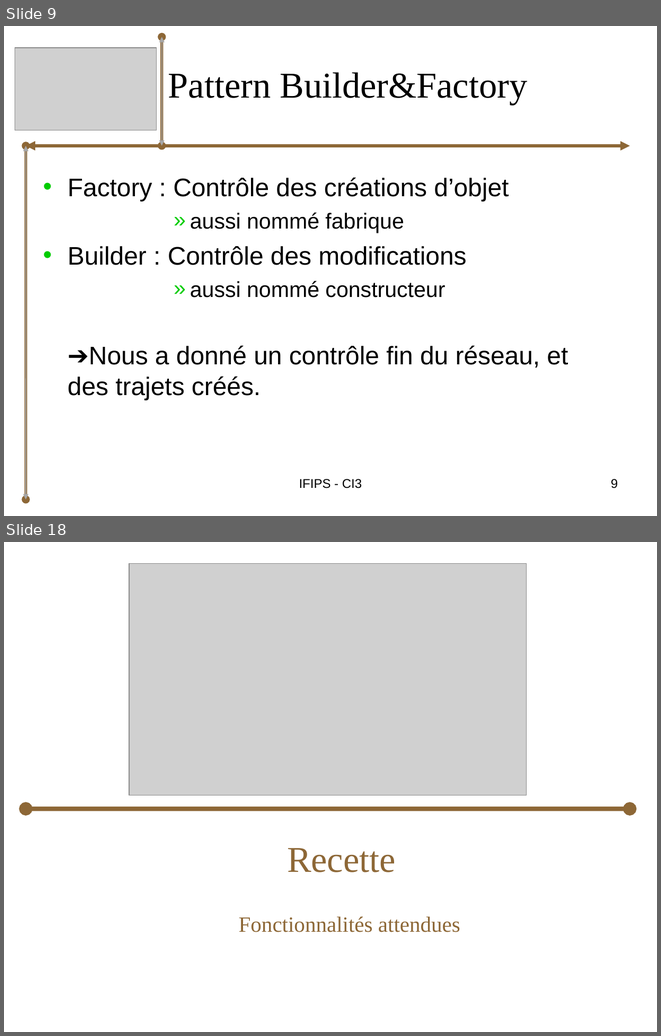
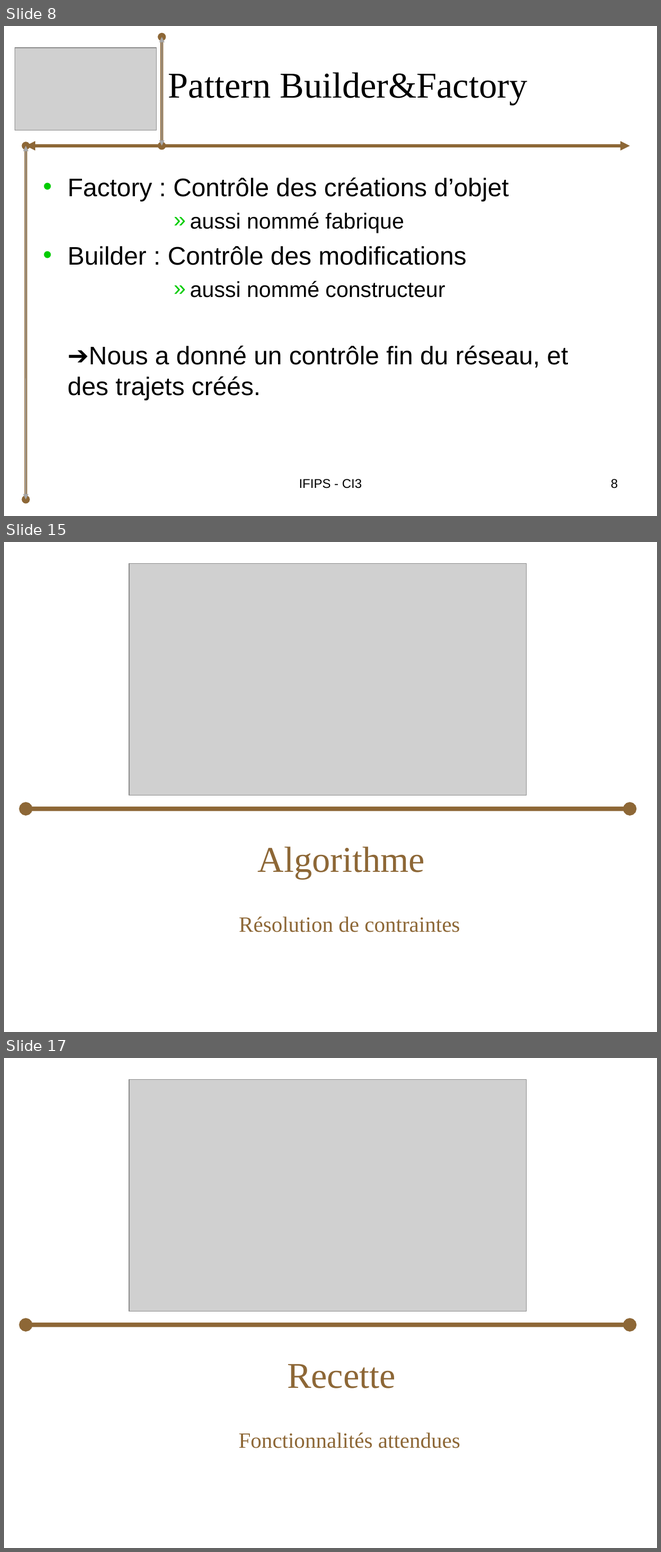
Before and after one commit to bryan-brancotte/projetgl-2008, a slide deck: doc/Soutenance/iGo_Presentation.ppt. Shown one above the other, each under a label of ours: slides 9 and 18 before the commit, slides 8, 15 and 17 after it; the slides between them are not shown. The pictures are 661x1036 and 661x1552 pixels, drawn with LibreOffice and Linux fonts; fonts in the diff are those of the drawing; grey boxes stand for pictures. Boxes give left, top, right and bottom in pixels: in the first picture for what was removed or moved away, otherwise in the second. Text is boxed around its words. In the diff, an @@ line names an element or a change of style, - is before the commit and + after.

```diff
--- a/doc/Soutenance/iGo_Presentation.ppt
+++ b/doc/Soutenance/iGo_Presentation.ppt
@@ slide 15 added at [4,542,657,1032], background #FFFFFF @@
@@ picture added at [130,564,527,795] @@
@@ double arrow added from (26, 809) to (629, 809), #8D6736 4.99 pt @@
@@ title added at [258,846,425,879], 40 pt, text #8D6736 @@
+Algorithme
@@ subtitle added at [239,916,460,932], 24 pt, text #8D6736 @@
+Résolution de contraintes
@@ what was slide 9 is now slide 8 @@
@@ page number at [611,479,618,488]: text changed @@
-9
+8
@@ what was slide 18 is now slide 17 @@
```
Also in this commit, not shown: 20 slides changed, 1 slide removed, 1 other file.
